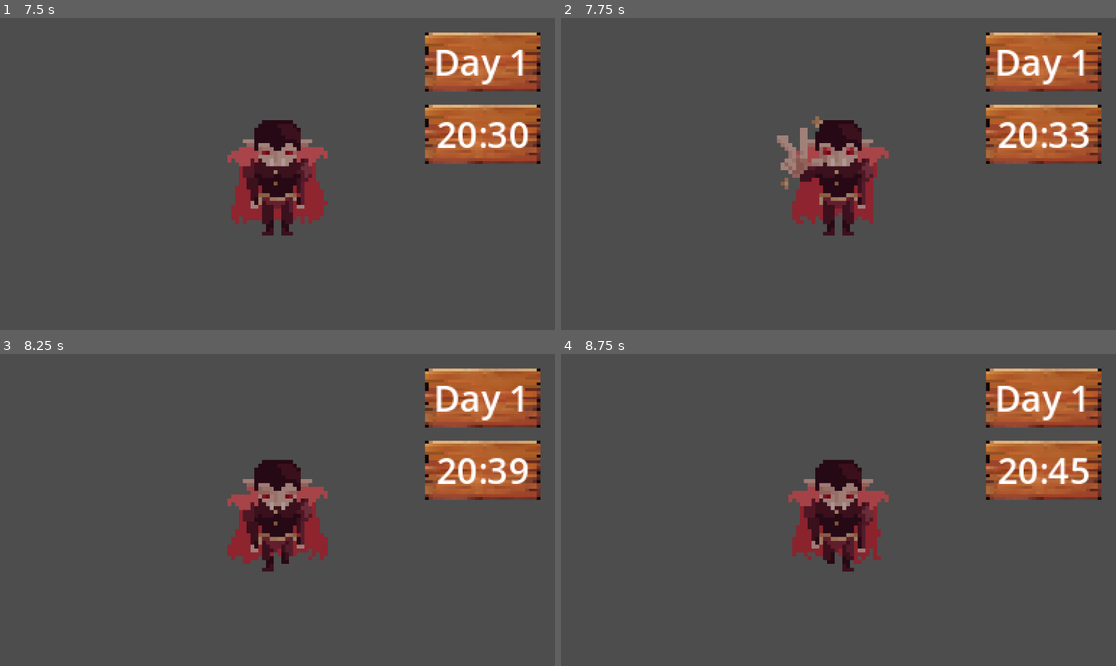
Above: before the commit, frames 1-4 (two rows, left to right).
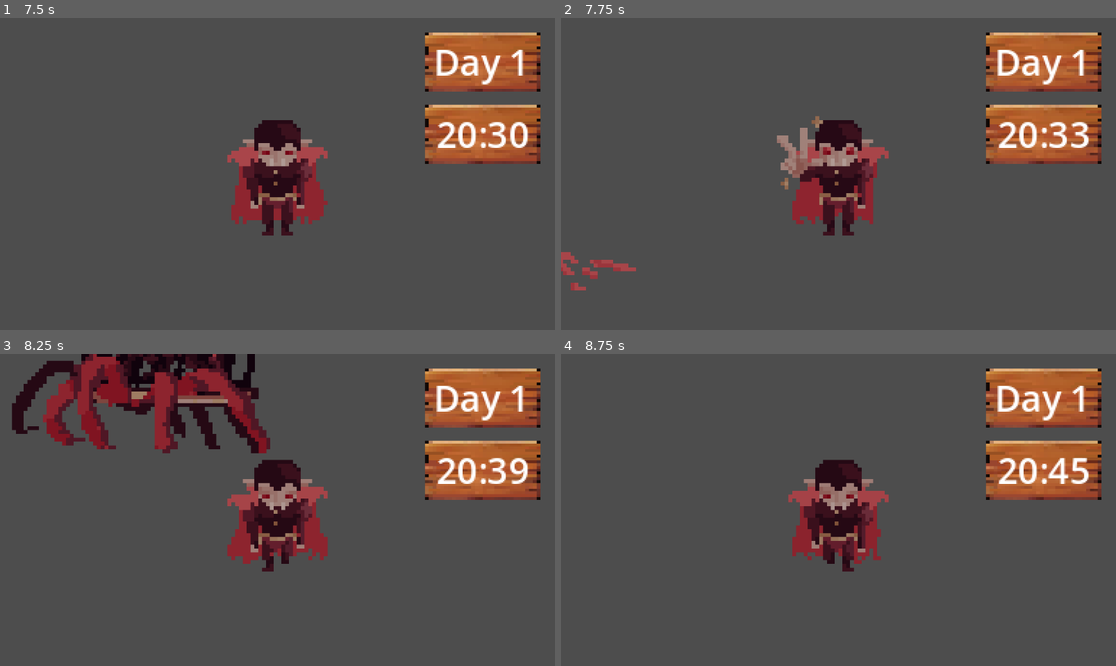
Above: after the commit, the same moments.

Repository: LightMash/GameJam
Game: Godot game, scene res://scenes/map.tscn
Two runs of this game, one before a commit and one after it. Both use one fixed random seed, a clock stepped at 60 frames per second and the inputs below.
Inputs (mouse positions are in pixels of both pictures, inside the frame that each line leads up to):
- Up to frame 1 (7.5 s): move the mouse to (249, 236) at 0.52 s; press the mouse at (249, 236) at 0.53 s; hold W (up) 0.53-2.03 s; tap Shift (dash) at 0.8, 1.35, 2.3, 2.85, 3.8 s; move the mouse to (444, 220) at 1.27 s; release the mouse at (444, 220) at 1.28 s; click (444, 220) at 1.55 s; move the mouse to (111, 127) at 2.02 s; press the mouse at (111, 127) at 2.03 s; hold A (left) 2.03-3.53 s; move the mouse to (305, 174) at 2.77 s; release the mouse at (305, 174) at 2.78 s; click (305, 174) at 3.05 s; move the mouse to (194, 96) at 3.52 s; hold S (down) 3.53-4.28 s; hold F (emote) 3.53-4.28 s; move the mouse to (399, 158) at 4.27 s; hold D (right) 4.28-5.03 s; click (399, 158) at 4.35 s; move the mouse to (166, 189) at 5.02 s; hold W (up) 5.03-5.78 s; hold Shift (dash) 5.03-5.78 s; move the mouse to (333, 105) at 5.77 s; hold D (right) from 5.78 s (still down); click (333, 105) at 5.85 s; move the mouse to (249, 236) at 6.52 s; hold Shift (dash) 6.53-7.28 s; move the mouse to (444, 220) at 7.27 s; tap F (emote) at 7.35 s
- Up to frame 2 (7.75 s): keep holding D (right); click (1005, 220) at 7.55 s
- Up to frame 3 (8.25 s): move the mouse to (111, 463) at 8.02 s; release D (right) at 8.03 s; press the mouse at (111, 463) at 8.03 s; hold S (down) from 8.03 s (still down)
- Up to frame 4 (8.75 s): keep holding S (down); tap Shift (dash) at 8.3 s

Frame 1 is identical in both runs. In frame 2, 0.5% of the frame differs, in the area x 0-14%, y 75-88%; in frame 3, 8.8%, in the area x 2-49%, y 0-32%; in frame 4, nothing differs.

Commit message:
boss

Diff:
--- a/Vampire/Tilesets/game_tile_set.tres
+++ b/Vampire/Tilesets/game_tile_set.tres
@@ -246,6 +246,7 @@
 0:0/animation_frame_1/duration = 0.2
 0:0/animation_frame_2/duration = 0.2
 0:0/0 = 0
+0:0/0/physics_layer_0/polygon_0/points = PackedVector2Array(-3.7095852, -1.8795242, 3.01713, -2.1762905, 3.709587, 4.847193, -5.0944977, 4.847193)
 
 [resource]
 physics_layer_0/collision_layer = 1
--- /dev/null
+++ b/Vampire/boss_charge.gd
@@ -0,0 +1,34 @@
+class_name BossCharge
+extends BossState
+
+@export var charge_time: float = 0.9
+@onready var recover: BossState = $"../recover"
+
+var t: float = 0.0
+var dir: Vector2 = Vector2.ZERO
+
+func Enter() -> void:
+	t = charge_time
+	boss.set_charge_active(true)
+	boss.clear_end_charge_request()
+
+	dir = boss.get_charge_direction()
+	if dir == Vector2.ZERO:
+		dir = boss.dir_to_target()
+
+	boss.play_attack_dash(dir)
+
+func Process(delta: float) -> BossState:
+	t -= delta
+
+	if boss.charge_force_end or t <= 0.0:
+		boss.set_charge_active(false)
+		boss.start_charge_cooldown()
+		boss.clear_end_charge_request()
+		return recover
+
+	return null
+
+func Physics(_delta: float) -> BossState:
+	boss.velocity = dir * boss.charge_speed
+	return null
--- /dev/null
+++ b/Vampire/boss_state_backoff.gd
@@ -0,0 +1,33 @@
+class_name BossBackoff
+extends BossState
+
+@export var backoff_time: float = 0.75
+@onready var windup: BossState = $"../windup_charge"
+@onready var chase: BossState = $"../chase"
+
+var t: float = 0.0
+
+func Enter() -> void:
+	t = backoff_time
+	boss.clear_end_charge_request()
+
+func Process(delta: float) -> BossState:
+	if not boss.has_target():
+		return chase
+
+	t -= delta
+	if t <= 0.0:
+		return windup if boss.charge_ready() else chase
+	return null
+
+func Physics(delta: float) -> BossState:
+	if not boss.has_target():
+		boss.steer_toward(Vector2.ZERO, delta)
+		return null
+
+	var away := -boss.dir_to_target()
+	var desired := away * boss.backoff_speed
+	boss.steer_toward(desired, delta)
+
+	boss.play_move_anim(desired)
+	return null
--- /dev/null
+++ b/Vampire/boss_state_charge.gd
@@ -0,0 +1,36 @@
+class_name BossCharge
+extends BossState
+
+@export var charge_time: float = 0.95
+@onready var recover: BossState = $"../recover"
+
+var t: float = 0.0
+var dir: Vector2 = Vector2.ZERO
+
+func Enter() -> void:
+	t = charge_time
+	boss.set_charge_active(true)
+	boss.clear_end_charge_request()
+
+	dir = boss.get_charge_direction()
+	if dir == Vector2.ZERO:
+		dir = boss.dir_to_target()
+
+	boss.play_attack_dash(dir)
+
+func Process(delta: float) -> BossState:
+	t -= delta
+
+	if boss.charge_force_end or t <= 0.0:
+		boss.set_charge_active(false)
+		boss.start_charge_cooldown()
+		boss.clear_end_charge_request()
+		return recover
+
+	return null
+
+func Physics(delta: float) -> BossState:
+	# ramp speed instead of snapping instantly
+	var desired := dir * boss.charge_speed
+	boss.steer_toward(desired, delta, boss.charge_accel)
+	return null
--- /dev/null
+++ b/Vampire/boss_state_chase.gd
@@ -0,0 +1,40 @@
+class_name BossChase
+extends BossState
+
+@onready var idle: BossState = $"../idle"
+@onready var backoff: BossState = $"../backoff"
+@onready var melee: BossState = $"../melee"
+
+func Process(_delta: float) -> BossState:
+	if not boss.has_target():
+		return idle
+
+	var d := boss.distance_to_target()
+
+	# If player pushes too close, do the “smart” backoff -> charge pattern
+	if d <= boss.too_close_range and boss.charge_ready():
+		return backoff
+
+	# If close enough and melee is ready, swipe
+	if d <= boss.melee_range and boss.melee_ready():
+		return melee
+
+	return null
+
+func Physics(_delta: float) -> BossState:
+	if not boss.has_target():
+		boss.velocity = Vector2.ZERO
+		return null
+
+	var d := boss.distance_to_target()
+	var dir := boss.dir_to_target()
+
+	# Approach until preferred distance, then pause (no idle anim needed)
+	if d > boss.preferred_range:
+		boss.velocity = dir * boss.move_speed
+		boss.play_move_anim(dir)
+	else:
+		boss.velocity = Vector2.ZERO
+		boss.pause_anim()
+
+	return null
--- /dev/null
+++ b/Vampire/boss_state_idle.gd
@@ -0,0 +1,20 @@
+class_name BossIdle
+extends BossState
+
+@export var idle_time: float = 0.2
+@onready var chase: BossState = $"../chase"
+
+var t: float = 0.0
+
+func Enter() -> void:
+	t = idle_time
+	boss.stop_motion()
+	boss.pause_anim()
+
+func Process(delta: float) -> BossState:
+	if not boss.has_target():
+		return null
+	t -= delta
+	if t <= 0.0:
+		return chase
+	return null
--- /dev/null
+++ b/Vampire/boss_state_machine.gd
@@ -0,0 +1,34 @@
+class_name BossStateMachine
+extends Node
+
+@export var initial_state: NodePath = NodePath("chase")
+var current_state: BossState
+
+func Initialize(b: HorseBoss) -> void:
+	BossState.boss = b
+	current_state = get_node_or_null(initial_state) as BossState
+	if current_state == null:
+		push_error("BossStateMachine: initial_state is invalid: " + str(initial_state))
+		return
+	current_state.Enter()
+
+func Update(delta: float) -> void:
+	if current_state == null:
+		return
+	var next := current_state.Process(delta)
+	if next != null:
+		_change_state(next)
+
+func PhysicsUpdate(delta: float) -> void:
+	if current_state == null:
+		return
+	var next := current_state.Physics(delta)
+	if next != null:
+		_change_state(next)
+
+func _change_state(next: BossState) -> void:
+	if next == current_state or next == null:
+		return
+	current_state.Exit()
+	current_state = next
+	current_state.Enter()
--- /dev/null
+++ b/Vampire/boss_state_melee.gd
@@ -0,0 +1,37 @@
+class_name BossMelee
+extends BossState
+
+@export var total_time: float = 0.55
+@export var windup_time: float = 0.12
+@export var active_time: float = 0.18
+
+@onready var chase: BossState = $"../chase"
+
+var t: float = 0.0
+
+func Enter() -> void:
+	t = total_time
+	boss.stop_motion()
+	boss.set_melee_active(false)
+	boss.play_attack_side(boss.dir_to_target())
+
+func Process(delta: float) -> BossState:
+	var elapsed := total_time - t
+
+	# enable hitbox only in the “active” window
+	if elapsed >= windup_time and elapsed < windup_time + active_time:
+		boss.set_melee_active(true)
+	else:
+		boss.set_melee_active(false)
+
+	t -= delta
+	if t <= 0.0:
+		boss.set_melee_active(false)
+		boss.start_melee_cooldown()
+		return chase
+
+	return null
+
+func Physics(_delta: float) -> BossState:
+	boss.velocity = Vector2.ZERO
+	return null
--- /dev/null
+++ b/Vampire/boss_state_recover.gd
@@ -0,0 +1,33 @@
+class_name BossRecover
+extends BossState
+
+@export var recover_time: float = 0.55
+@onready var chase: BossState = $"../chase"
+
+var t: float = 0.0
+
+func Enter() -> void:
+	t = recover_time
+	boss.set_charge_active(false)
+
+func Process(delta: float) -> BossState:
+	t -= delta
+	if t <= 0.0:
+		return chase
+	return null
+
+func Physics(delta: float) -> BossState:
+	# During recover, keep distance gently (no attacks)
+	if not boss.has_target():
+		boss.steer_toward(Vector2.ZERO, delta)
+		return null
+
+	var desired := boss.desired_keep_distance_velocity() * 0.7
+	boss.steer_toward(desired, delta)
+
+	if desired.length_squared() > 1.0:
+		boss.play_move_anim(desired)
+	else:
+		boss.pause_anim()
+
+	return null
--- /dev/null
+++ b/Vampire/boss_state_windup_charge.gd
@@ -0,0 +1,33 @@
+class_name BossWindupCharge
+extends BossState
+
+@export var windup_time: float = 0.6
+@onready var charge: BossState = $"../charge"
+@onready var chase: BossState = $"../chase"
+
+var t: float = 0.0
+
+func Enter() -> void:
+	t = windup_time
+	boss.stop_motion()
+	boss.set_charge_active(false)
+	boss.clear_end_charge_request()
+
+	# lock a “smart” target (slight prediction)
+	boss.set_charge_target(boss.predicted_target_pos())
+
+	# play dash animation as a tell
+	boss.play_attack_dash(boss.get_charge_direction())
+
+func Process(delta: float) -> BossState:
+	if not boss.has_target():
+		return chase
+
+	t -= delta
+	if t <= 0.0:
+		return charge
+	return null
+
+func Physics(_delta: float) -> BossState:
+	boss.velocity = Vector2.ZERO
+	return null
--- /dev/null
+++ b/Vampire/horse_boss.gd
@@ -0,0 +1,273 @@
+class_name HorseBoss
+extends CharacterBody2D
+
+@export var move_speed: float = 85.0
+@export var backoff_speed: float = 105.0
+@export var charge_speed: float = 260.0
+
+# Smooth movement (main fix)
+@export var move_accel: float = 900.0
+@export var move_decel: float = 1100.0
+
+# Charge smoothing
+@export var charge_accel: float = 1600.0
+
+# Spacing
+@export var preferred_range: float = 180.0
+@export var range_deadzone: float = 35.0 # Bigger = less clingy
+
+# Orbiting when in the band (feels smart / less sticky)
+@export var strafe_speed: float = 65.0
+@export var strafe_switch_time: float = 2.2
+@export var radial_correction: float = 0.55 # keeps him near preferred_range
+
+# Attack ranges
+@export var too_close_range: float = 95.0
+@export var melee_range: float = 120.0
+
+@export var melee_damage: int = 1
+@export var charge_damage: int = 2
+
+@export var melee_cooldown: float = 1.3
+@export var charge_cooldown: float = 3.2
+
+# “smart” aim
+@export var lead_time: float = 0.28
+
+@onready var sprite_2d: Sprite2D = $Sprite2D
+@onready var anim: AnimationPlayer = $AnimationPlayer
+@onready var state_machine: BossStateMachine = $StateMachine
+@onready var health: Health = $Health
+
+@onready var melee_hitbox: Area2D = $Hitboxes/MeleeHitbox
+@onready var charge_hitbox: Area2D = $Hitboxes/ChargeHitbox
+
+var target: Player = null
+
+var melee_cd_left: float = 0.0
+var charge_cd_left: float = 0.0
+
+var melee_active: bool = false
+var charge_active: bool = false
+
+var charge_force_end: bool = false
+var charge_target: Vector2 = Vector2.ZERO
+
+var last_face_dir: Vector2 = Vector2.RIGHT
+
+# orbit direction: 1 or -1
+var orbit_dir: int = 1
+var orbit_timer: float = 0.0
+
+func _ready() -> void:
+	add_to_group("boss")
+	_find_player()
+
+	# connect hitboxes
+	if melee_hitbox and not melee_hitbox.body_entered.is_connected(_on_melee_body_entered):
+		melee_hitbox.body_entered.connect(_on_melee_body_entered)
+	if charge_hitbox and not charge_hitbox.body_entered.is_connected(_on_charge_body_entered):
+		charge_hitbox.body_entered.connect(_on_charge_body_entered)
+
+	set_melee_active(false)
+	set_charge_active(false)
+
+	if health and not health.Died.is_connected(_on_died):
+		health.Died.connect(_on_died)
+
+	orbit_timer = strafe_switch_time
+
+	state_machine.Initialize(self)
+
+func _process(delta: float) -> void:
+	if target == null or not is_instance_valid(target):
+		_find_player()
+
+	melee_cd_left = maxf(0.0, melee_cd_left - delta)
+	charge_cd_left = maxf(0.0, charge_cd_left - delta)
+
+	orbit_timer -= delta
+	if orbit_timer <= 0.0:
+		orbit_timer = strafe_switch_time
+		orbit_dir *= -1
+
+	state_machine.Update(delta)
+
+func _physics_process(delta: float) -> void:
+	state_machine.PhysicsUpdate(delta)
+
+	# safety: if no target, smoothly stop
+	if not has_target():
+		steer_toward(Vector2.ZERO, delta)
+
+	move_and_slide()
+
+# ----------------------
+# Target helpers
+# ----------------------
+
+func _find_player() -> void:
+	target = get_tree().get_first_node_in_group("player") as Player
+
+func has_target() -> bool:
+	return target != null and is_instance_valid(target)
+
+func distance_to_target() -> float:
+	if not has_target():
+		return INF
+	return global_position.distance_to(target.global_position)
+
+func dir_to_target() -> Vector2:
+	if not has_target():
+		return Vector2.ZERO
+	return global_position.direction_to(target.global_position)
+
+func predicted_target_pos() -> Vector2:
+	if not has_target():
+		return global_position
+	return target.global_position + target.velocity * lead_time
+
+# ----------------------
+# Cooldowns
+# ----------------------
+
+func melee_ready() -> bool:
+	return melee_cd_left <= 0.0
+
+func charge_ready() -> bool:
+	return charge_cd_left <= 0.0
+
+func start_melee_cooldown() -> void:
+	melee_cd_left = melee_cooldown
+
+func start_charge_cooldown() -> void:
+	charge_cd_left = charge_cooldown
+
+# ----------------------
+# Hitboxes
+# ----------------------
+
+func set_melee_active(active: bool) -> void:
+	melee_active = active
+	if melee_hitbox:
+		melee_hitbox.monitoring = active
+
+func set_charge_active(active: bool) -> void:
+	charge_active = active
+	if charge_hitbox:
+		charge_hitbox.monitoring = active
+
+func request_end_charge() -> void:
+	charge_force_end = true
+
+func clear_end_charge_request() -> void:
+	charge_force_end = false
+
+func set_charge_target(pos: Vector2) -> void:
+	charge_target = pos
+
+func get_charge_direction() -> Vector2:
+	if charge_target == Vector2.ZERO:
+		return dir_to_target()
+	return global_position.direction_to(charge_target)
+
+func _on_melee_body_entered(body: Node) -> void:
+	if not melee_active:
+		return
+
+	var p: Player = body as Player
+	if p == null:
+		return
+
+	if p.health:
+		p.health.TakeDamage(melee_damage)
+
+
+func _on_charge_body_entered(body: Node) -> void:
+	if not charge_active:
+		return
+
+	var p: Player = body as Player
+	if p == null:
+		return
+
+	if p.health:
+		p.health.TakeDamage(charge_damage)
+
+	request_end_charge()
+
+
+func _on_died() -> void:
+	queue_free()
+
+# ----------------------
+# Smooth movement (main fix)
+# ----------------------
+
+func steer_toward(desired_velocity: Vector2, delta: float, accel_override: float = -1.0) -> void:
+	var accel := move_accel if accel_override < 0.0 else accel_override
+	var decel := move_decel if accel_override < 0.0 else accel_override
+
+	var rate := accel if desired_velocity.length() > velocity.length() else decel
+	velocity = velocity.move_toward(desired_velocity, rate * delta)
+
+func desired_keep_distance_velocity() -> Vector2:
+	if not has_target():
+		return Vector2.ZERO
+
+	var to := dir_to_target()
+	var d := distance_to_target()
+
+	var inner := preferred_range - range_deadzone
+	var outer := preferred_range + range_deadzone
+
+	# Too far: approach
+	if d > outer:
+		return to * move_speed
+
+	# Too close: retreat
+	if d < inner:
+		return (-to) * backoff_speed
+
+	# In the band: orbit/strafe with a tiny radial correction
+	var tangent := Vector2(-to.y, to.x) * float(orbit_dir)
+	var radial_error := (d - preferred_range) / maxf(1.0, range_deadzone) # -1..1 in band
+	var radial_push := to * (radial_error * move_speed * radial_correction)
+
+	return tangent * strafe_speed + radial_push
+
+# ----------------------
+# Animation helpers
+# ----------------------
+
+func set_facing_from_vector(v: Vector2) -> void:
+	if v.length_squared() < 0.0001:
+		return
+	last_face_dir = v
+	if absf(v.x) >= absf(v.y):
+		sprite_2d.scale.x = -1 if v.x < 0.0 else 1
+
+func play_move_anim(v: Vector2) -> void:
+	set_facing_from_vector(v)
+
+	# no walk_up, so we just reuse walk_down for vertical
+	var name := "walk_side" if absf(v.x) >= absf(v.y) else "walk_down"
+	if anim.current_animation != name:
+		anim.play(name)
+
+func play_attack_side(v: Vector2) -> void:
+	set_facing_from_vector(v)
+	if anim.has_animation("attack_side"):
+		anim.play("attack_side")
+
+func play_attack_dash(v: Vector2) -> void:
+	set_facing_from_vector(v)
+	if anim.has_animation("attack_dash"):
+		anim.play("attack_dash")
+
+func pause_anim() -> void:
+	if anim.is_playing():
+		anim.pause()
+
+func stop_motion() -> void:
+	velocity = Vector2.ZERO
--- /dev/null
+++ b/Vampire/horse_boss.tscn
@@ -0,0 +1,189 @@
+[gd_scene load_steps=23 format=3 uid="uid://4lijkratbdyq"]
+
+[ext_resource type="Script" uid="uid://dig0lixqtlfr2" path="res://horse_boss.gd" id="1_q2gsd"]
+[ext_resource type="Texture2D" uid="uid://b7ld1whs224np" path="res://assets/don_juan.png" id="1_xaia4"]
+[ext_resource type="Script" path="res://scripts/health.gd" id="2_v6dql"]
+[ext_resource type="Script" uid="uid://co334q8xauedt" path="res://boss_state_machine.gd" id="4_q3siq"]
+[ext_resource type="Script" uid="uid://b4t64my1sdkq6" path="res://boss_state_idle.gd" id="5_q3siq"]
+[ext_resource type="Script" uid="uid://c8uw2vkar6okl" path="res://boss_state_chase.gd" id="6_etjxj"]
+[ext_resource type="Script" uid="uid://bihn0ne8lh83q" path="res://boss_state_backoff.gd" id="7_bnonc"]
+[ext_resource type="Script" uid="uid://b3gt0bdctfqc1" path="res://boss_state_windup_charge.gd" id="8_u34bu"]
+[ext_resource type="Script" uid="uid://dibssxs80ympc" path="res://boss_state_charge.gd" id="9_etjxj"]
+[ext_resource type="Script" uid="uid://ckg6yk0q6nep3" path="res://boss_state_melee.gd" id="10_uiv8r"]
+[ext_resource type="Script" uid="uid://cyx3l4kqwhum" path="res://boss_state_recover.gd" id="11_ywwff"]
+
+[sub_resource type="Animation" id="Animation_skx2t"]
+resource_name = "walk_up"
+
+[sub_resource type="Animation" id="Animation_0bnu1"]
+length = 0.001
+tracks/0/type = "value"
+tracks/0/imported = false
+tracks/0/enabled = true
+tracks/0/path = NodePath("Sprite2D:frame_coords")
+tracks/0/interp = 1
+tracks/0/loop_wrap = true
+tracks/0/keys = {
+"times": PackedFloat32Array(0),
+"transitions": PackedFloat32Array(1),
+"update": 1,
+"values": [Vector2i(0, 0)]
+}
+tracks/1/type = "value"
+tracks/1/imported = false
+tracks/1/enabled = true
+tracks/1/path = NodePath("Sprite2D:frame")
+tracks/1/interp = 1
+tracks/1/loop_wrap = true
+tracks/1/keys = {
+"times": PackedFloat32Array(0),
+"transitions": PackedFloat32Array(1),
+"update": 1,
+"values": [0]
+}
+
+[sub_resource type="Animation" id="Animation_6xxrv"]
+resource_name = "walk_side"
+length = 0.65
+loop_mode = 1
+tracks/0/type = "value"
+tracks/0/imported = false
+tracks/0/enabled = true
+tracks/0/path = NodePath("Sprite2D:frame_coords")
+tracks/0/interp = 1
+tracks/0/loop_wrap = true
+tracks/0/keys = {
+"times": PackedFloat32Array(0, 0.65),
+"transitions": PackedFloat32Array(1, 1),
+"update": 0,
+"values": [Vector2i(0, 0), Vector2i(5, 0)]
+}
+
+[sub_resource type="Animation" id="Animation_lnbgr"]
+resource_name = "walk_down"
+
+[sub_resource type="Animation" id="Animation_o1i15"]
+resource_name = "attack_side"
+length = 0.52
+loop_mode = 1
+tracks/0/type = "value"
+tracks/0/imported = false
+tracks/0/enabled = true
+tracks/0/path = NodePath("Sprite2D:frame_coords")
+tracks/0/interp = 1
+tracks/0/loop_wrap = true
+tracks/0/keys = {
+"times": PackedFloat32Array(0, 0.52),
+"transitions": PackedFloat32Array(1, 1),
+"update": 0,
+"values": [Vector2i(0, 1), Vector2i(5, 1)]
+}
+
+[sub_resource type="Animation" id="Animation_we8h1"]
+resource_name = "attack_dash"
+length = 2.1
+tracks/0/type = "value"
+tracks/0/imported = false
+tracks/0/enabled = true
+tracks/0/path = NodePath("Sprite2D:frame")
+tracks/0/interp = 1
+tracks/0/loop_wrap = true
+tracks/0/keys = {
+"times": PackedFloat32Array(0, 0.1, 0.2, 0.3, 0.4, 0.5, 0.56666666, 0.6333333, 0.7, 0.76666665, 0.8333333, 1.3333334, 1.4333333, 1.5333333, 1.6333332, 1.7333333, 1.8333333, 1.9333334, 2.0333333, 2.1),
+"transitions": PackedFloat32Array(1, 1, 1, 1, 1, 1, 1, 1, 1, 1, 1, 1, 1, 1, 1, 1, 1, 1, 1, 1),
+"update": 1,
+"values": [0, 2, 3, 3, 4, 3, 3, 3, 7, 8, 9, 8, 7, 0, 2, 3, 3, 4, 3, 3]
+}
+
+[sub_resource type="Animation" id="Animation_kvofc"]
+resource_name = "idle_side"
+
+[sub_resource type="AnimationLibrary" id="AnimationLibrary_o1i15"]
+_data = {
+&"RESET": SubResource("Animation_0bnu1"),
+&"attack_dash": SubResource("Animation_we8h1"),
+&"attack_side": SubResource("Animation_o1i15"),
+&"idle_side": SubResource("Animation_kvofc"),
+&"walk_down": SubResource("Animation_lnbgr"),
+&"walk_side": SubResource("Animation_6xxrv"),
+&"walk_up": SubResource("Animation_skx2t")
+}
+
+[sub_resource type="CapsuleShape2D" id="CapsuleShape2D_0bnu1"]
+radius = 25.0
+height = 70.0
+
+[sub_resource type="CapsuleShape2D" id="CapsuleShape2D_xaia4"]
+radius = 12.626387
+height = 39.81099
+
+[sub_resource type="CapsuleShape2D" id="CapsuleShape2D_v6dql"]
+radius = 19.0
+height = 64.0
+
+[node name="HorseBoss" type="CharacterBody2D"]
+position = Vector2(-24, -68)
+script = ExtResource("1_q2gsd")
+
+[node name="Sprite2D" type="Sprite2D" parent="."]
+position = Vector2(14, 0)
+texture = ExtResource("1_xaia4")
+hframes = 6
+vframes = 2
+
+[node name="AnimationPlayer" type="AnimationPlayer" parent="."]
+libraries = {
+&"": SubResource("AnimationLibrary_o1i15")
+}
+
+[node name="CollisionShape2D" type="CollisionShape2D" parent="."]
+visible = false
+position = Vector2(0, -1)
+rotation = -1.5707964
+shape = SubResource("CapsuleShape2D_0bnu1")
+
+[node name="Health" type="Node" parent="."]
+script = ExtResource("2_v6dql")
+
+[node name="Hitboxes" type="Node2D" parent="."]
+
+[node name="MeleeHitbox" type="Area2D" parent="Hitboxes"]
+monitoring = false
+
+[node name="CollisionShape2D" type="CollisionShape2D" parent="Hitboxes/MeleeHitbox"]
+position = Vector2(40.000004, 2.000001)
+rotation = -1.3089969
+shape = SubResource("CapsuleShape2D_xaia4")
+debug_color = Color(0.37254903, 0.37254903, 0.37254903, 0.7137255)
+
+[node name="ChargeHitbox" type="Area2D" parent="Hitboxes"]
+monitoring = false
+
+[node name="CollisionShape2D" type="CollisionShape2D" parent="Hitboxes/ChargeHitbox"]
+rotation = -1.5707964
+shape = SubResource("CapsuleShape2D_v6dql")
+debug_color = Color(0.5019608, 0.5019608, 0.5019608, 0.73333335)
+
+[node name="StateMachine" type="Node" parent="."]
+script = ExtResource("4_q3siq")
+
+[node name="idle" type="Node" parent="StateMachine"]
+script = ExtResource("5_q3siq")
+
+[node name="chase" type="Node" parent="StateMachine"]
+script = ExtResource("6_etjxj")
+
+[node name="backoff" type="Node" parent="StateMachine"]
+script = ExtResource("7_bnonc")
+
+[node name="windup_charge" type="Node" parent="StateMachine"]
+script = ExtResource("8_u34bu")
+
+[node name="charge" type="Node" parent="StateMachine"]
+script = ExtResource("9_etjxj")
+
+[node name="melee" type="Node" parent="StateMachine"]
+script = ExtResource("10_uiv8r")
+
+[node name="recover" type="Node" parent="StateMachine"]
+script = ExtResource("11_ywwff")
--- a/Vampire/scenes/map.tscn
+++ b/Vampire/scenes/map.tscn
@@ -1,16 +1,18 @@
-[gd_scene load_steps=6 format=4 uid="uid://catnsiiwl7buy"]
+[gd_scene load_steps=7 format=4 uid="uid://catnsiiwl7buy"]
 
 [ext_resource type="TileSet" uid="uid://dori3vwwl360p" path="res://Tilesets/game_tile_set.tres" id="1_4xfga"]
 [ext_resource type="PackedScene" uid="uid://cq5tj1snjrwne" path="res://scenes/player.tscn" id="2_paxxb"]
 [ext_resource type="PackedScene" uid="uid://56rl1r02norn" path="res://Utility/enemy_spawner.tscn" id="3_gldc4"]
 [ext_resource type="PackedScene" uid="uid://c2rb1wlrsc2gf" path="res://ui/game_screen.tscn" id="4_0cso3"]
 [ext_resource type="PackedScene" uid="uid://burqki1cratep" path="res://scenes/components/night_cycle_component.tscn" id="5_2klcf"]
+[ext_resource type="PackedScene" uid="uid://4lijkratbdyq" path="res://horse_boss.tscn" id="6_2lpho"]
 
 [node name="TestSceneMap" type="Node2D"]
 
 [node name="TileMapLayer" type="Node2D" parent="."]
 
 [node name="Water" type="TileMapLayer" parent="TileMapLayer"]
+position = Vector2(-1, 4)
 tile_map_data = PackedByteArray("AABFACYAAQAQAA8AAABFACUAAQAQAA4AAABFACQAAQAQAA4AAABFACMAAQAQAA4AAABFACIAAQAQAA4AAABFAC …(44224 unchanged characters)…
 tile_set = ExtResource("1_4xfga")
 
@@ -30,3 +32,6 @@
 [node name="EnemySpawner" parent="." instance=ExtResource("3_gldc4")]
 
 [node name="GameScreen" parent="." instance=ExtResource("4_0cso3")]
+
+[node name="HorseBoss" parent="." instance=ExtResource("6_2lpho")]
+position = Vector2(365, 110)
--- a/Vampire/scenes/monster.tscn
+++ b/Vampire/scenes/monster.tscn
@@ -36,7 +36,7 @@
 "times": PackedFloat32Array(0, 1),
 "transitions": PackedFloat32Array(1, 1),
 "update": 0,
-"values": [Vector2i(0, 0), Vector2i(6, 0)]
+"values": [Vector2i(0, 0), Vector2i(5, 0)]
 }
 
 [sub_resource type="Animation" id="Animation_gp4s5"]
@@ -68,7 +68,7 @@
 "times": PackedFloat32Array(0, 1),
 "transitions": PackedFloat32Array(1, 1),
 "update": 0,
-"values": [Vector2i(0, 2), Vector2i(6, 2)]
+"values": [Vector2i(0, 2), Vector2i(5, 2)]
 }
 
 [sub_resource type="AnimationLibrary" id="AnimationLibrary_v8ewj"]
--- /dev/null
+++ b/Vampire/scripts/boss_state.gd
@@ -0,0 +1,16 @@
+class_name BossState
+extends Node
+
+static var boss: HorseBoss
+
+func Enter() -> void:
+	pass
+
+func Exit() -> void:
+	pass
+
+func Process(_delta: float) -> BossState:
+	return null
+
+func Physics(_delta: float) -> BossState:
+	return null
Binary file added: Vampire/assets/don_juan.png
Not shown, added: Vampire/assets/don_juan.png.import
Not shown, added: Vampire/boss_charge.gd.uid
Not shown, added: Vampire/boss_state_backoff.gd.uid
Not shown, added: Vampire/boss_state_charge.gd.uid
Not shown, added: Vampire/boss_state_chase.gd.uid
Not shown, added: Vampire/boss_state_idle.gd.uid
Not shown, added: Vampire/boss_state_machine.gd.uid
Not shown, added: Vampire/boss_state_melee.gd.uid
Not shown, added: Vampire/boss_state_recover.gd.uid
Not shown, added: Vampire/boss_state_windup_charge.gd.uid
Not shown, added: Vampire/horse_boss.gd.uid
(and 10 more such lines)
